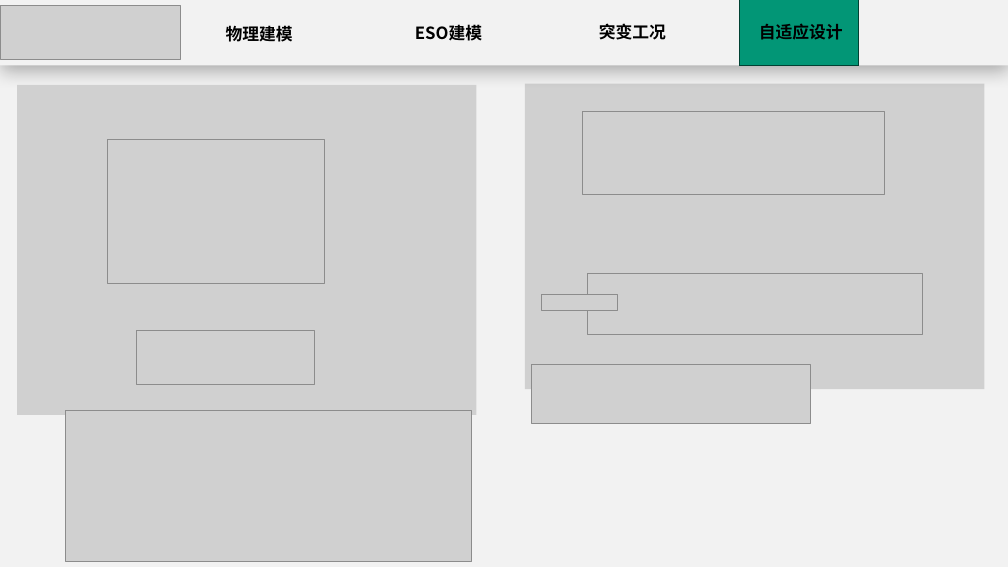
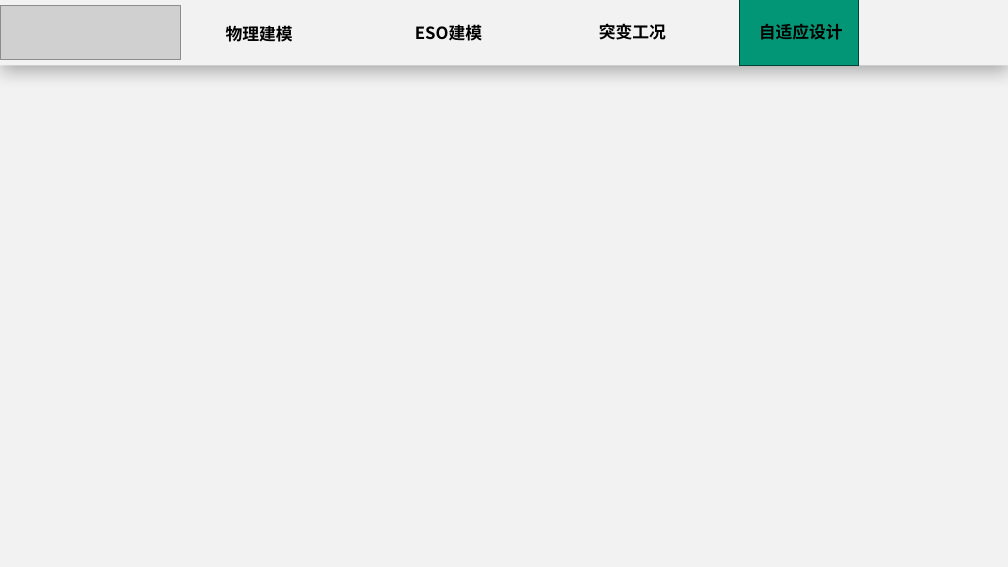
Before and after one commit to starfruitsz/RCESO, a slide deck: slide 18 of 2026.10--2_b0combined.pptx (slide 12 before the commit). Drawn at 1008x567 pixels with LibreOffice and Linux fonts; fonts in the diff are those of the drawing; grey boxes stand for pictures; background and template pictures are left out. Boxes give left, top, right and bottom in pixels: in the first picture for what was removed or moved away, otherwise in the second. Text is boxed around its words. In the diff, an @@ line names an element or a change of style, - is before the commit and + after.

```diff
--- a/2026.10--2_b0combined.pptx
+++ b/2026.10--2_b0combined.pptx
@@ picture removed at box(17, 85, 477, 415) @@
@@ picture removed at box(525, 84, 985, 389) @@
@@ picture removed at box(583, 112, 885, 195) @@
@@ picture removed at box(107, 140, 324, 284) @@
@@ picture removed at box(542, 294, 618, 311) @@
@@ picture removed at box(588, 274, 923, 334) @@
@@ picture removed at box(136, 330, 315, 385) @@
@@ picture removed at box(532, 364, 811, 423) @@
@@ picture removed at box(66, 411, 472, 561) @@
```
Also in this commit, not shown: 2 slides added.
